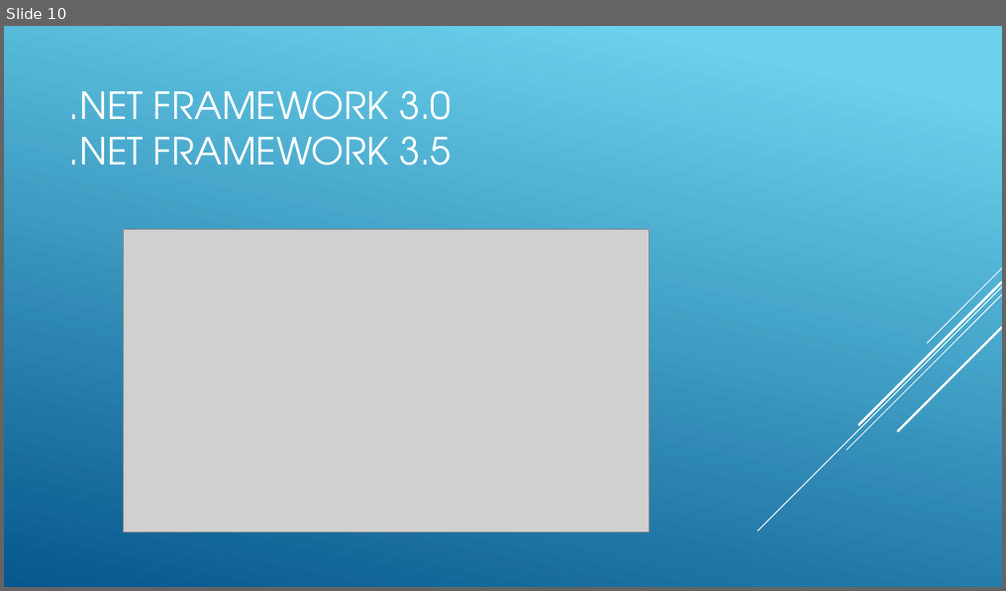
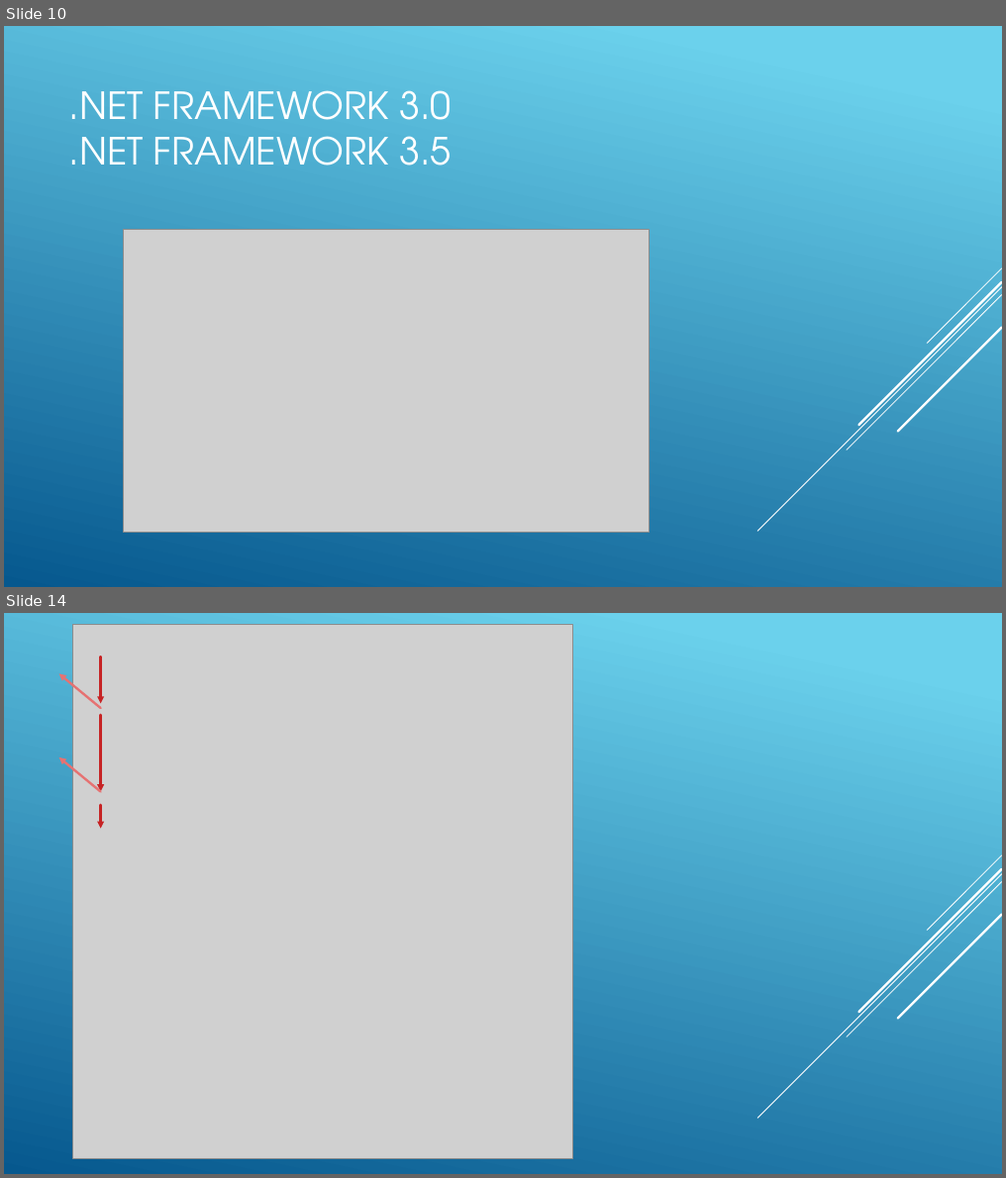
Before and after one commit to enragez/learning_async_await, a slide deck: presentation.pptx. Shown one above the other, each under a label of ours: slide 10 before the commit, slides 10 and 14 after it; the slides between them are not shown. The pictures are 1006x591 and 1006x1178 pixels, drawn with LibreOffice and Linux fonts; fonts in the diff are those of the drawing; grey boxes stand for pictures. Boxes give left, top, right and bottom in pixels: in the first picture for what was removed or moved away, otherwise in the second. Text is boxed around its words. In the diff, an @@ line names an element or a change of style, - is before the commit and + after.

```diff
--- a/presentation.pptx
+++ b/presentation.pptx
@@ slide 14 added at (4,613,1002,1174), background gradient #6ED2EB to #06588E; not listed: 5 template elements that a slide beside it also shows @@
@@ picture added at (73,624,573,1158) @@
@@ arrow added from (101, 657) to (101, 703), #C62324 2.25 pt @@
@@ arrow added from (101, 708) to (59, 673), #941A1B 2.25 pt @@
@@ arrow added from (101, 715) to (101, 791), #C62324 2.25 pt @@
@@ arrow added from (101, 792) to (59, 758), #941A1B 2.25 pt @@
@@ arrow added from (101, 805) to (101, 829), #C62324 2.25 pt @@
```
Also in this commit, not shown: 1 slide changed, 4 other slides added, 2 other files.
